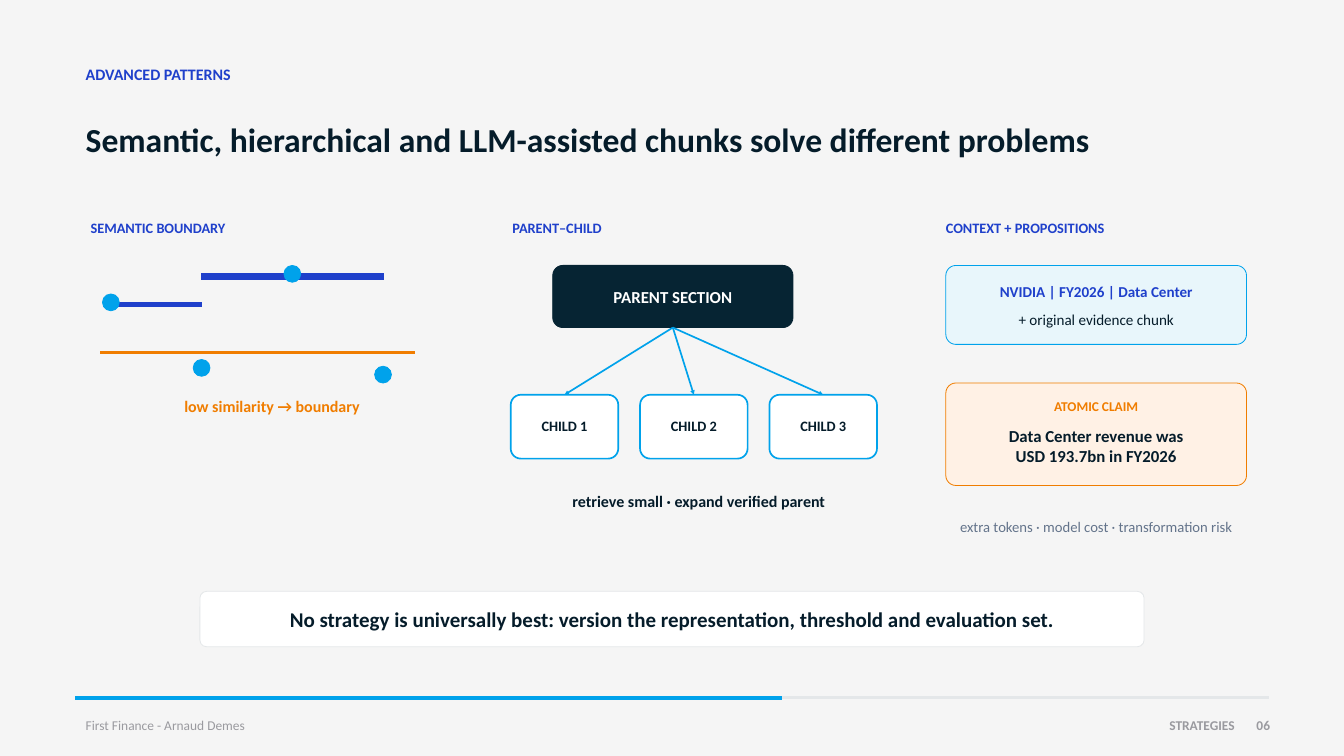
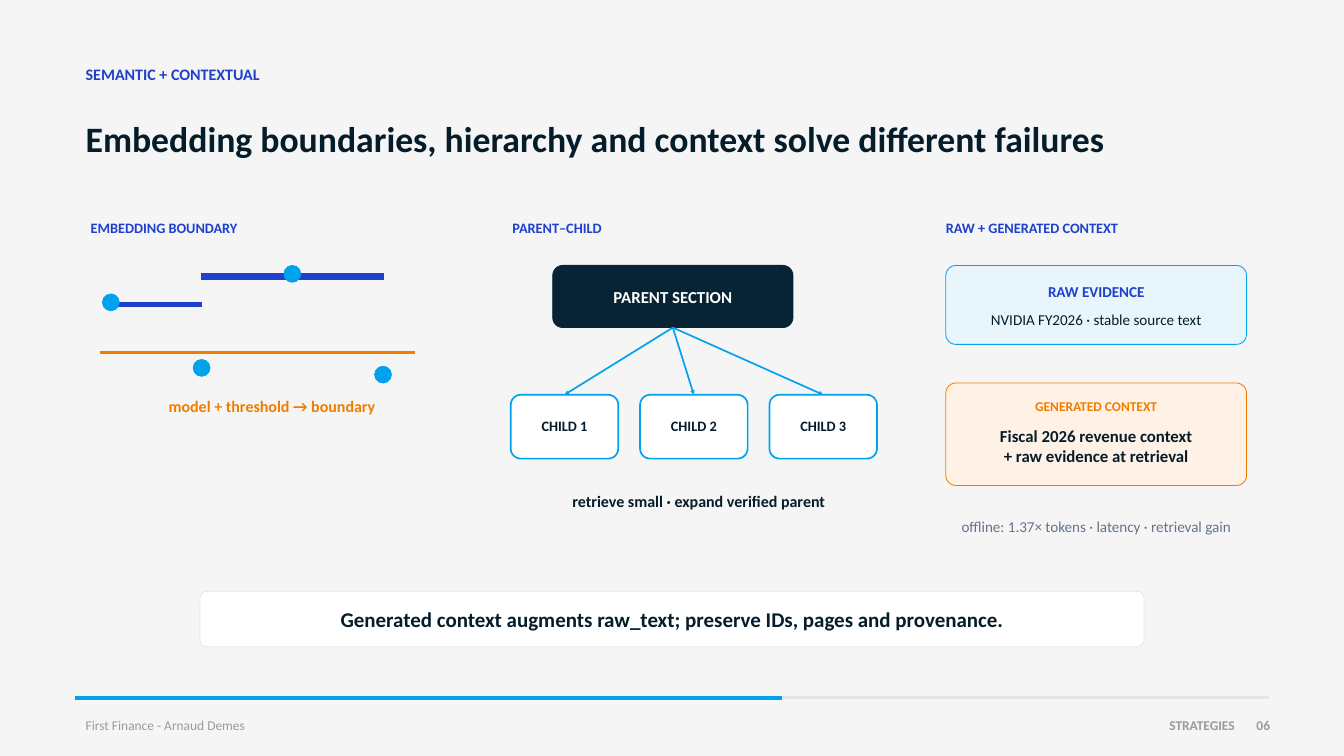
Before and after one commit to Nonocho/finai-academy, a slide deck: slide 6 of decks/05-document-and-chunking-lab.pptx. Drawn at 1344x756 pixels with LibreOffice and Linux fonts; fonts in the diff are those of the drawing. Boxes give left, top, right and bottom in pixels: in the first picture for what was removed or moved away, otherwise in the second. Text is boxed around its words. In the diff, an @@ line names an element or a change of style, - is before the commit and + after.

Commit message:
lesson: teach contextual financial chunking

```diff
--- a/decks/05-document-and-chunking-lab.pptx
+++ b/decks/05-document-and-chunking-lab.pptx
@@ text at [86,69,260,80]: text changed @@
-ADVANCED PATTERNS
+SEMANTIC + CONTEXTUAL
@@ text at [86,127,1104,158]: text changed; size 29.9 to 31.9 pt @@
-Semantic, hierarchical and LLM-assisted chunks solve different problems
+Embedding boundaries, hierarchy and context solve different failures
@@ text at [91,223,238,233]: text changed @@
-SEMANTIC BOUNDARY
+EMBEDDING BOUNDARY
@@ text at [946,223,1118,233]: text changed @@
-CONTEXT + PROPOSITIONS
+RAW + GENERATED CONTEXT
@@ text at [1048,287,1144,297]: text changed @@
-NVIDIA | FY2026 | Data Center
+RAW EVIDENCE
@@ text at [991,314,1202,325]: text changed @@
-+ original evidence chunk
+NVIDIA FY2026 · stable source text
@@ text at [169,400,375,415]: text changed @@
-low similarity → boundary
+model + threshold → boundary
@@ text at [1035,402,1157,411]: text changed @@
-ATOMIC CLAIM
+GENERATED CONTEXT
@@ text at [1000,430,1192,462]: text changed @@
-Data Center revenue was
-USD 193.7bn in FY2026
+Fiscal 2026 revenue context
++ raw evidence at retrieval
@@ text at [962,521,1230,535]: text changed; size 13.1 to 13.5 pt @@
-extra tokens · model cost · transformation risk
+offline: 1.37× tokens · latency · retrieval gain
@@ text at [341,612,1003,631]: text changed @@
-No strategy is universally best: version the representation, threshold and evaluation set.
+Generated context augments raw_text; preserve IDs, pages and provenance.
```
Also in this commit, not shown: 2 other slides changed, 5 other files.
